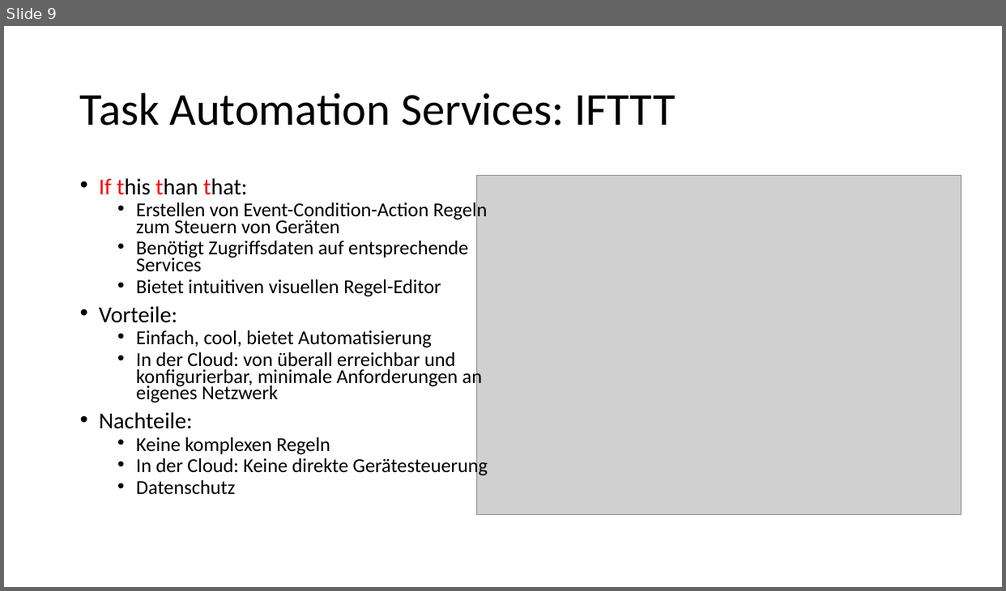
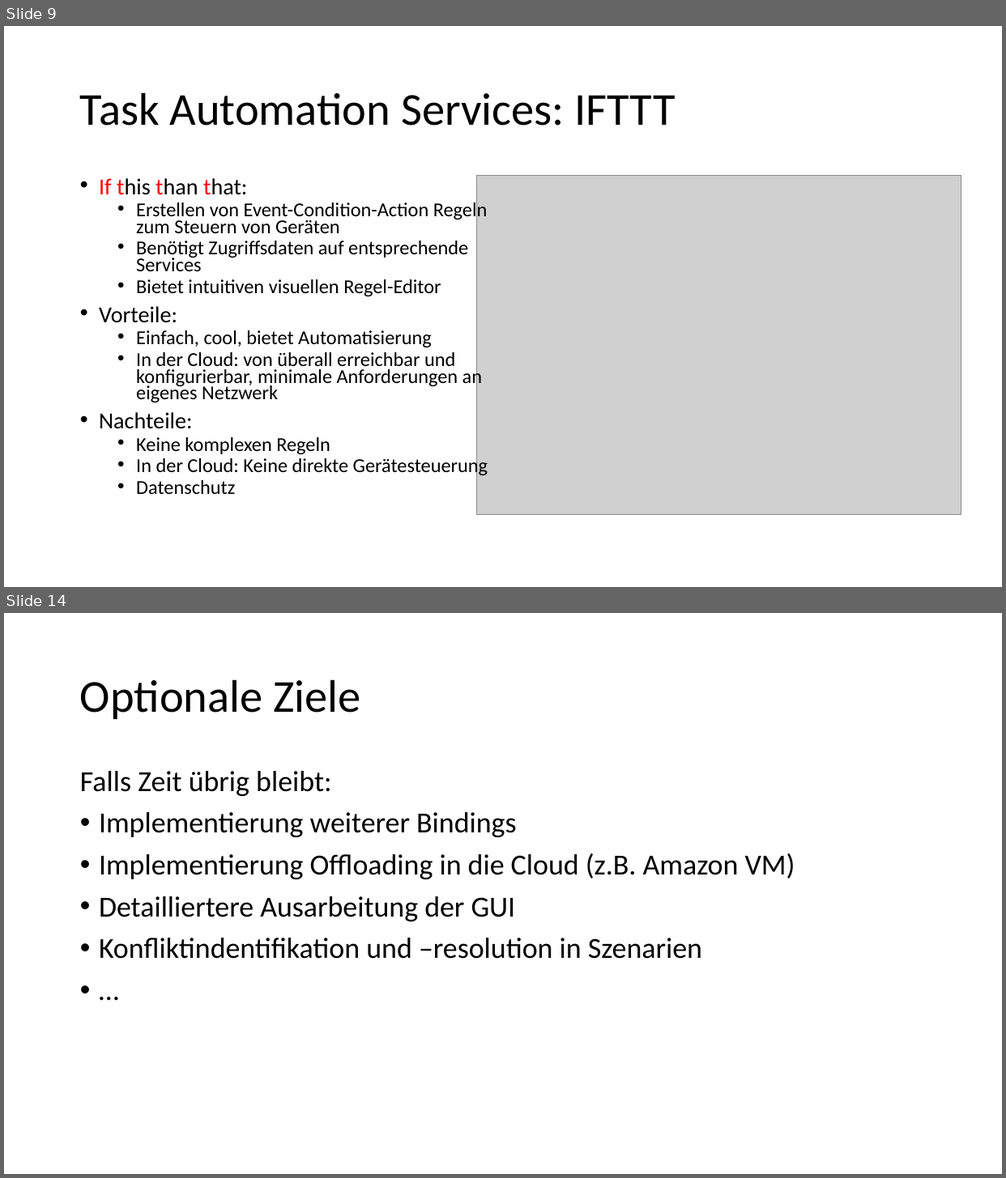
Before and after one commit to WarZealot/master, a slide deck: Master-Arbeit/Vortrag/Master-Arbeit.odp. Shown one above the other, each under a label of ours: slide 9 before the commit, slides 9 and 14 after it; the slides between them are not shown. The pictures are 1006x591 and 1006x1178 pixels, drawn with LibreOffice and Linux fonts; fonts in the diff are those of the drawing; grey boxes stand for pictures. Boxes give left, top, right and bottom in pixels: in the first picture for what was removed or moved away, otherwise in the second. Text is boxed around its words. In the diff, an @@ line names an element or a change of style, - is before the commit and + after.

```diff
--- a/Master-Arbeit/Vortrag/Master-Arbeit.odp
+++ b/Master-Arbeit/Vortrag/Master-Arbeit.odp
@@ slide 14 added at (4, 613, 1002, 1174), background #FFFFFF @@
@@ title added at (80, 679, 360, 719), 44 pt, text #000000 @@
+Optionale Ziele
@@ text added at (80, 771, 795, 959), 28 pt, text #000000 @@
+Falls Zeit übrig bleibt:
+• Implementierung weiterer Bindings
+• Implementierung Offloading in die Cloud (z.B. Amazon VM)
+• Detailliertere Ausarbeitung der GUI
+• Konfliktindentifikation und –resolution in Szenarien
+• …
```
Also in this commit, not shown: 8 slides changed, 3 other slides added, 3 other files.
